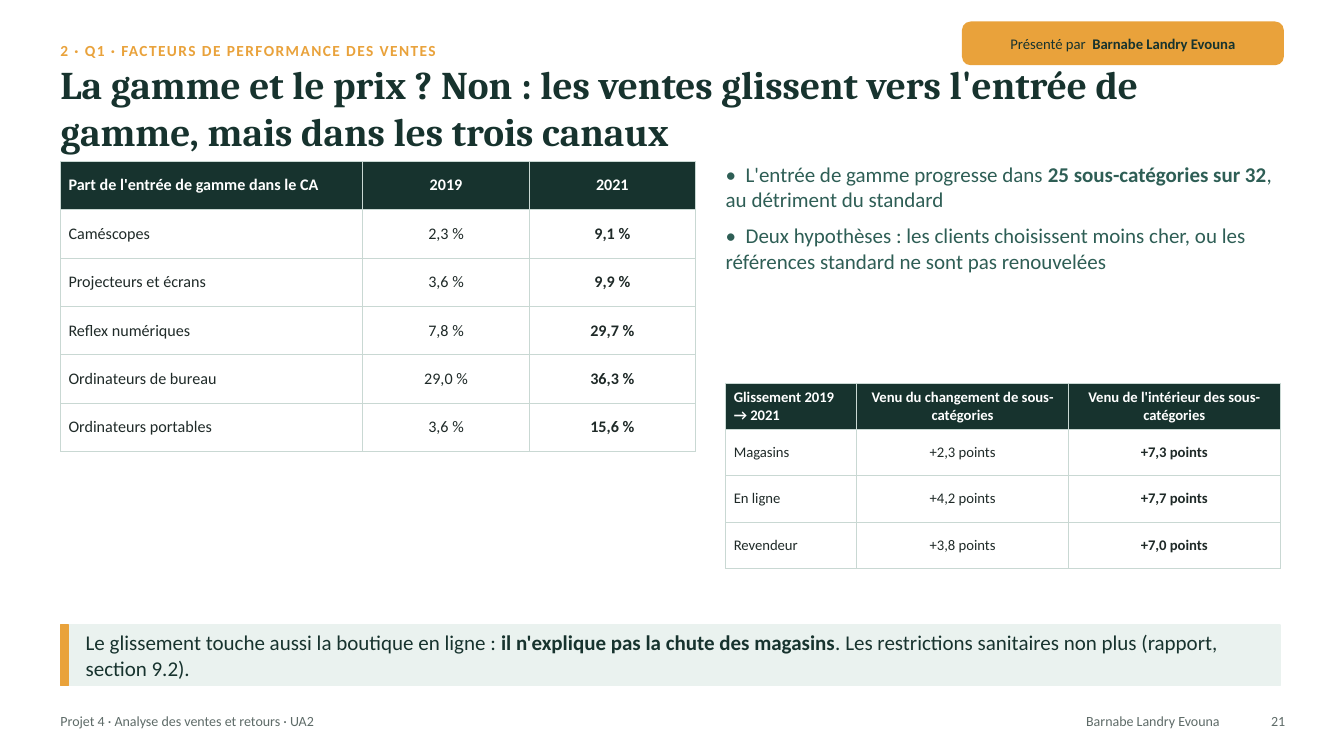
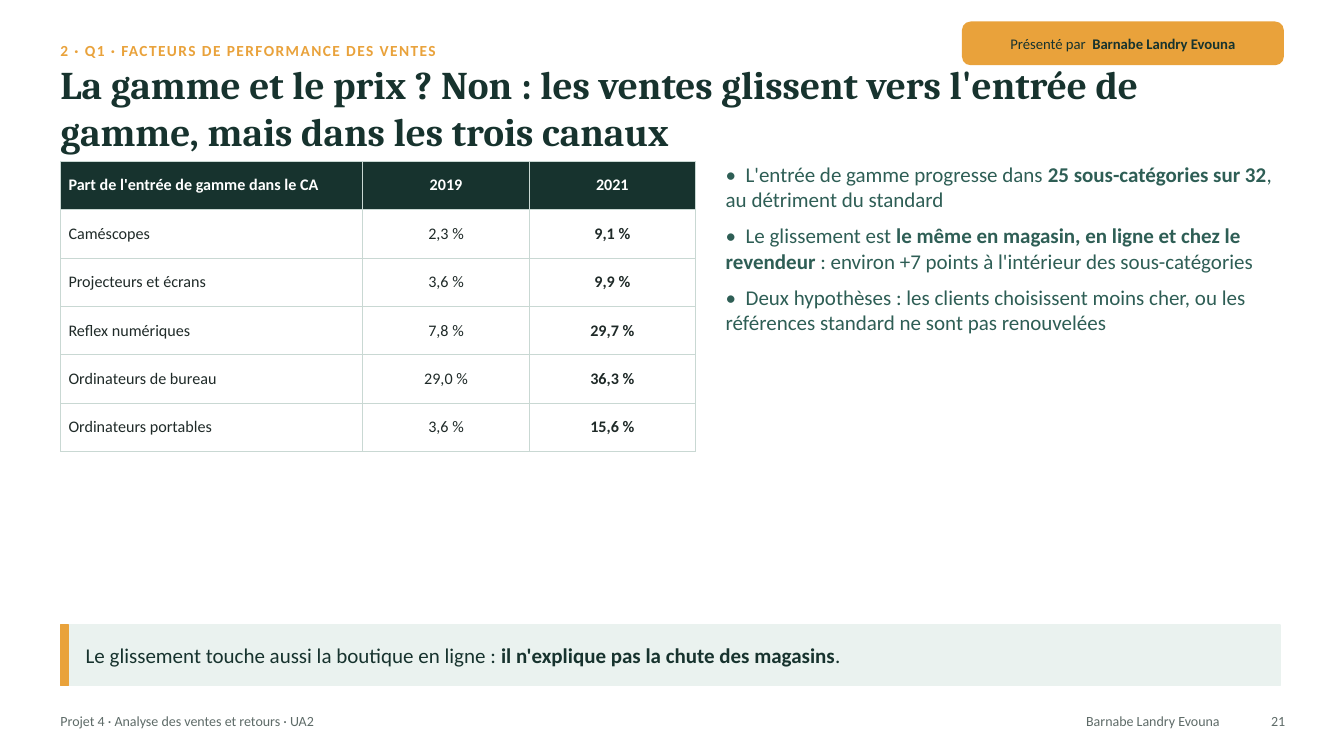
Before and after one commit to lezoul/projet4-contoso, a slide deck: slide 21 of reports/presentations/UA2_presentation_L3_L4.pptx. Drawn at 1344x756 pixels with LibreOffice and Linux fonts; fonts in the diff are those of the drawing. Boxes give left, top, right and bottom in pixels: in the first picture for what was removed or moved away, otherwise in the second. Text is boxed around its words. In the diff, an @@ line names an element or a change of style, - is before the commit and + after.

```diff
--- a/reports/presentations/UA2_presentation_L3_L4.pptx
+++ b/reports/presentations/UA2_presentation_L3_L4.pptx
@@ text at [726, 228, 1252, 273]: paragraph added @@
+• Le glissement est le même en magasin, en ligne et chez le revendeur : environ +7 points à l'intérieur des sous-catégories
@@ table removed at [726, 383, 1280, 569], 4 rows, 3 columns @@
-Glissement 2019 → 2021 | Venu du changement de sous-catégories | Venu de l'intérieur des sous-catégories
-Magasins | +2,3 points | +7,3 points
-En ligne | +4,2 points | +7,7 points
-Revendeur | +3,8 points | +7,0 points
@@ text at [86, 648, 840, 667]: text changed @@
-Le glissement touche aussi la boutique en ligne : il n'explique pas la chute des magasins. Les restrictions sanitaires non plus (rapport, section 9.2).
+Le glissement touche aussi la boutique en ligne : il n'explique pas la chute des magasins.
```
Also in this commit, not shown: 9 other slides changed.
